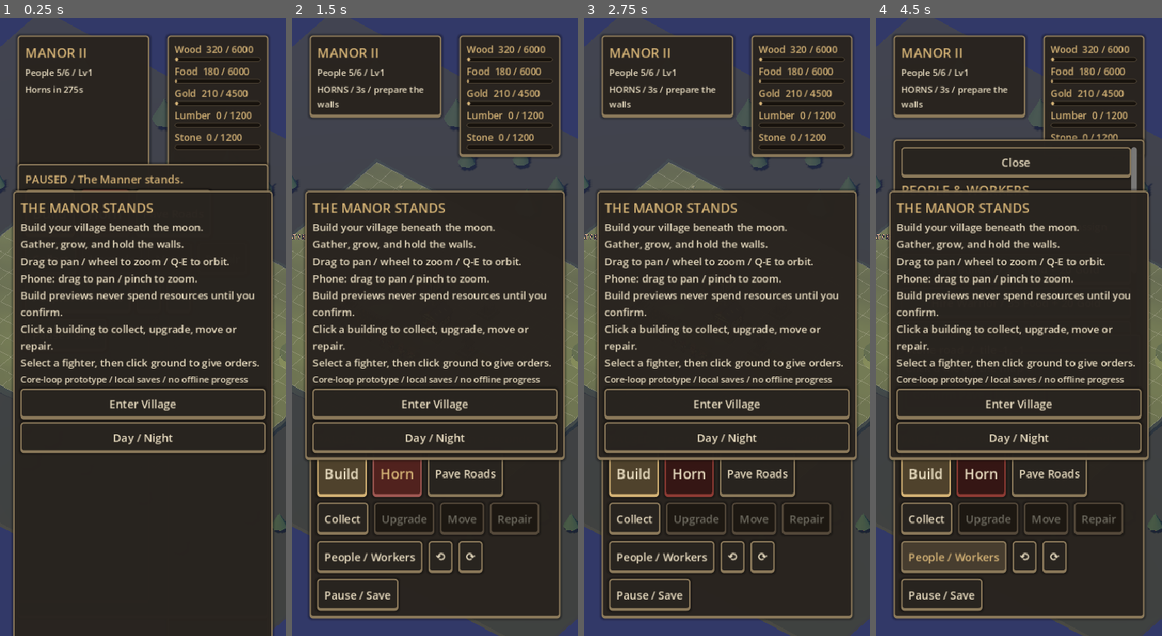
Above: before the commit, frames 1-4 (left to right).
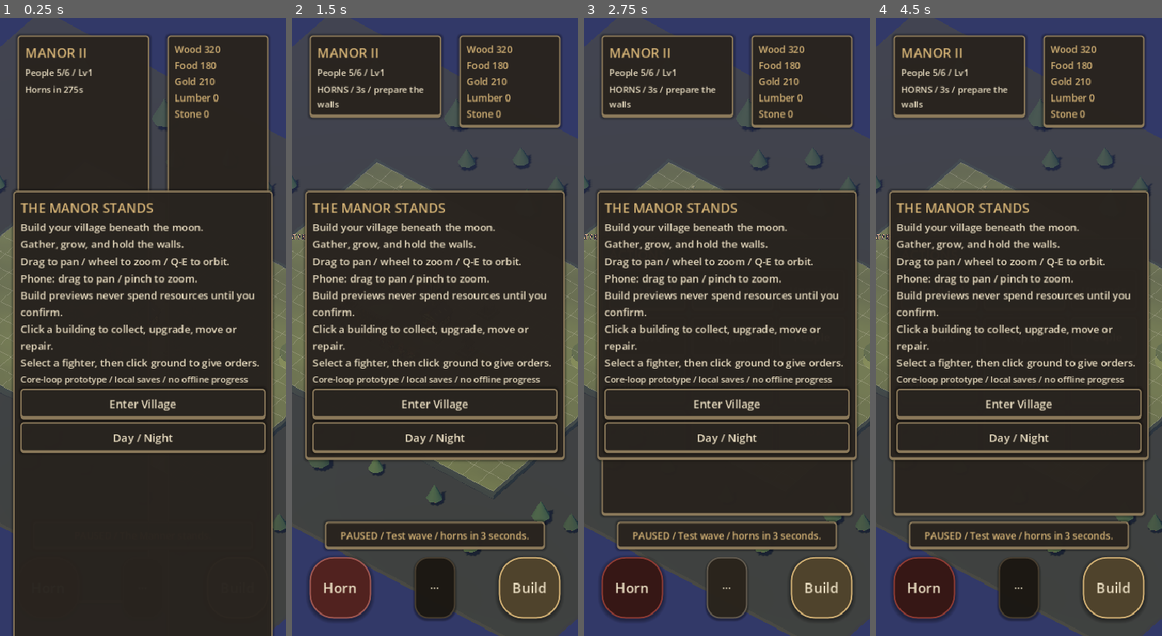
Above: after the commit, the same moments.

Repository: lifetimeballer1/midnight-manor-2
Game: Godot game, scene res://scenes/game.tscn
Same seed, same stepped clock (60 frames per second), same inputs: the game is played once before the commit and once after it.
Inputs (mouse positions are in pixels of both pictures, inside the frame that each line leads up to):
- Up to frame 1 (0.25 s): no input
- Up to frame 2 (1.5 s): click "Build" at 0.5 s; click "Horn" at 1.25 s
- Up to frame 3 (2.75 s): click (727, 586) at 2 s, where only the run after the commit has a clickable "···"
- Up to frame 4 (4.5 s): click "Pave Roads" at 2.75 s; click "Collect" at 3.5 s; click "People / Workers" (after the commit: "People") at 4.25 s

The runs differ from the first frame. In frame 1, 2.2% of the frame differs, in the area x 6-95%, y 4-29%; in frame 2, 21%; in frame 3, 15%; in frame 4, 21%, in the area x 5-95%, y 4-98%.
Error before the commit: Invalid call. Nonexistent 'int' constructor. (res://scripts/game/village_game.gd:983)

Commit message:
Playful GUI redo: round corner buttons, More sheet, floating toast, compact pills, research panel; fix icon_max_width crash + catalog int(Array) + size_changed double-connect

Diff:
--- a/scripts/game/village_game.gd
+++ b/scripts/game/village_game.gd
@@ -91,16 +91,20 @@
 var resource_rows: Dictionary = {}
 var resource_bars: Dictionary = {}
 var research_buttons: Dictionary = {}
+var research_sheet_buttons: Dictionary = {}
 var quest_label := Label.new()
 var research_label := Label.new()
 var build_cards: Dictionary = {}
 var build_category_order: Array[String] = []
 var workers_button: Button
-var nav: HFlowContainer
+var nav: HBoxContainer
 var nav_shop: Button
 var nav_attack: Button
 var path_button: Button
 var research_button: Button
+var toast := PanelContainer.new()
+var toast_label := Label.new()
+var more_sheet := PanelContainer.new()
 var road_layer := Node3D.new()
 var road_dirt := MeshInstance3D.new()
 var road_stone := MeshInstance3D.new()
@@ -157,7 +161,8 @@
 	_update_roads()
 	_refresh_hud()
 	get_viewport().size_changed.connect(_layout_ui)
-	get_window().size_changed.connect(_layout_ui)
+	if not get_window().size_changed.is_connected(_layout_ui):
+		get_window().size_changed.connect(_layout_ui)
 	_layout_ui()
 	if not capture_path.is_empty():
 		_enter_village()
@@ -710,6 +715,74 @@
 	node.add_theme_color_override("font_color", UI.PAPER)
 
 
+func _paint_ring(node: Button, accent: Color, d: float) -> void:
+	# Floating hero disc: AA-safe radius (not d/2), soft lift shadow.
+	var r: int = clampi(int(d * 0.5) - 10, 8, int(d * 0.5) - 1)
+	node.custom_minimum_size = Vector2(d, d)
+	node.focus_mode = Control.FOCUS_NONE
+	node.add_theme_font_size_override("font_size", 19 if d >= 72.0 else 15)
+	node.add_theme_color_override("font_color", UI.PAPER)
+	node.add_theme_color_override("font_hover_color", UI.PAPER)
+	for state in ["normal", "hover", "pressed"]:
+		var box := StyleBoxFlat.new()
+		var fill_col: Color = accent.darkened(0.62)
+		if state == "hover":
+			fill_col = accent.darkened(0.42)
+		elif state == "pressed":
+			fill_col = accent.darkened(0.76)
+		box.bg_color = Color(fill_col, 0.97)
+		box.border_color = accent.lightened(0.15) if state != "normal" else accent
+		box.set_border_width_all(2)
+		box.set_corner_radius_all(r)
+		box.shadow_size = 6 if d >= 72.0 else 3
+		box.shadow_color = Color(0, 0, 0, 0.35)
+		box.shadow_offset = Vector2(0, 2)
+		box.set_content_margin_all(4)
+		node.add_theme_stylebox_override(state, box)
+
+
+func _action_button(text: String, action: Callable, parent: Node) -> Button:
+	var made: Button = _button(text, action, parent)
+	made.custom_minimum_size = Vector2(0, 56.0)
+	made.size_flags_horizontal = Control.SIZE_EXPAND_FILL
+	return made
+
+
+func _build_more_sheet(root_control: Control) -> void:
+	# All secondary actions live here now; selection callbacks read
+	# selected_building live, so reparenting changes nothing.
+	more_sheet.add_theme_stylebox_override("panel", ui.style(UI.NAVY, UI.EDGE))
+	root_control.add_child(more_sheet)
+	var mv := VBoxContainer.new()
+	mv.add_theme_constant_override("separation", 8)
+	more_sheet.add_child(mv)
+	ui.heading("ACTIONS", mv)
+	var grid := GridContainer.new()
+	grid.columns = 3
+	grid.add_theme_constant_override("h_separation", 8)
+	grid.add_theme_constant_override("v_separation", 8)
+	mv.add_child(grid)
+	_action_button("Pave Roads", _toggle_pave, grid)
+	collect_button = _action_button("Collect", _collect_selected, grid)
+	upgrade_button = _action_button("Upgrade", _upgrade_selected, grid)
+	move_button = _action_button("Move", _move_selected, grid)
+	repair_button = _action_button("Repair", _repair_selected, grid)
+	workers_button = _action_button("People", _open_workers, grid)
+	_action_button("Village Path", _open_panel.bind("quests"), grid)
+	_action_button("Research", _open_panel.bind("research"), grid)
+	_action_button("⟲ Orbit", _orbit_left, grid)
+	_action_button("⟳ Orbit", _orbit_right, grid)
+	_action_button("Pause / Save", _open_pause, grid)
+	_action_button("Close", _toggle_more, grid)
+	more_sheet.hide()
+
+
+func _toggle_more() -> void:
+	_close_panel()
+	more_sheet.visible = not more_sheet.visible
+	_layout_ui()
+
+
 func _label(text: String, parent: Node, large: bool = false) -> Label:
 	return ui.heading(text, parent) if large else ui.body(text, parent)
 
@@ -760,32 +833,45 @@
 	bottom.set_anchors_preset(Control.PRESET_BOTTOM_WIDE)
 	bottom.offset_left = 16
 	bottom.offset_right = -16
+	bottom.add_theme_stylebox_override("panel", StyleBoxEmpty.new())
+	bottom.mouse_filter = Control.MOUSE_FILTER_IGNORE
 	var dock := VBoxContainer.new()
+	dock.mouse_filter = Control.MOUSE_FILTER_IGNORE
+	dock.add_theme_constant_override("separation", 10)
 	bottom.add_child(dock)
-	message.autowrap_mode = TextServer.AUTOWRAP_WORD_SMART
-	message.add_theme_color_override("font_color", GOLD)
-	dock.add_child(message)
-	nav = HFlowContainer.new()
-	nav.add_theme_constant_override("h_separation", 8)
-	nav.add_theme_constant_override("v_separation", 8)
+	var toast_center := CenterContainer.new()
+	toast_center.mouse_filter = Control.MOUSE_FILTER_IGNORE
+	dock.add_child(toast_center)
+	toast.mouse_filter = Control.MOUSE_FILTER_IGNORE
+	toast.add_theme_stylebox_override("panel", ui.style(UI.NAVY, UI.EDGE))
+	toast_label.autowrap_mode = TextServer.AUTOWRAP_WORD_SMART
+	toast_label.custom_minimum_size = Vector2(280, 0)
+	toast_label.horizontal_alignment = HORIZONTAL_ALIGNMENT_CENTER
+	toast_label.add_theme_font_size_override("font_size", 13)
+	toast_label.add_theme_color_override("font_color", GOLD)
+	toast_label.mouse_filter = Control.MOUSE_FILTER_IGNORE
+	toast.add_child(toast_label)
+	toast_center.add_child(toast)
+	nav = HBoxContainer.new()
+	nav.mouse_filter = Control.MOUSE_FILTER_IGNORE
+	nav.add_theme_constant_override("separation", 12)
 	dock.add_child(nav)
+	nav_attack = ui.button("Horn", _test_raid, nav)
+	_paint_ring(nav_attack, UI.BLOOD, 84.0)
+	var spacer_left := Control.new()
+	spacer_left.mouse_filter = Control.MOUSE_FILTER_IGNORE
+	spacer_left.size_flags_horizontal = Control.SIZE_EXPAND_FILL
+	nav.add_child(spacer_left)
+	var more_btn: Button = ui.button("···", _toggle_more, nav)
+	_paint_ring(more_btn, UI.SLATE, 56.0)
+	more_btn.tooltip_text = "More actions"
+	var spacer_right := Control.new()
+	spacer_right.mouse_filter = Control.MOUSE_FILTER_IGNORE
+	spacer_right.size_flags_horizontal = Control.SIZE_EXPAND_FILL
+	nav.add_child(spacer_right)
 	nav_shop = ui.button("Build", _open_panel.bind("build"), nav)
-	_paint_primary(nav_shop, UI.GOLD)
-	_button("Pave Roads", _toggle_pave, nav)
-	collect_button = _button("Collect", _collect_selected, nav)
-	upgrade_button = _button("Upgrade", _upgrade_selected, nav)
-	move_button = _button("Move", _move_selected, nav)
-	repair_button = _button("Repair", _repair_selected, nav)
-	workers_button = _button("People / Workers", _open_workers, nav)
-	nav_attack = _button("Horn", _test_raid, nav)
-	_paint_primary(nav_attack, UI.BLOOD)
-	_button("⟲", _orbit_left, nav)
-	_button("⟳", _orbit_right, nav)
-	_button("Pause / Save", _open_pause, nav)
-	for child in nav.get_children():
-		var b := child as Button
-		if b != null and b != nav_shop and b != nav_attack:
-			b.custom_minimum_size.y = UI.MIN_HIT
+	_paint_ring(nav_shop, UI.GOLD, 84.0)
+	_build_more_sheet(root_control)
 	root_control.add_child(sidebar)
 	var side_scroll := ScrollContainer.new()
 	side_scroll.horizontal_scroll_mode = ScrollContainer.SCROLL_MODE_DISABLED
@@ -865,10 +951,7 @@
 	bottom.offset_right = -safe
 	bottom.offset_top = -bar_h - safe
 	bottom.offset_bottom = -safe
-	# SHOP first, ATTACK second so thumbs land on them in one row on phones.
-	if is_instance_valid(nav) and is_instance_valid(nav_shop) and is_instance_valid(nav_attack):
-		nav.move_child(nav_shop, 0)
-		nav.move_child(nav_attack, 1)
+	# Corners are structural now (ATTACK left, SHOP right): no reorder needed.
 	var dock_width: float = (size.x - 44) * 0.52 if narrow else UI.RAIL_WIDTH + 198.0
 	left_dock.size = Vector2(dock_width, 0)
 	left_dock.position = Vector2(safe, safe)
@@ -886,6 +969,13 @@
 	else:
 		sidebar.position = Vector2(safe, maxf(left_dock.get_combined_minimum_size().y, resource_stack.get_combined_minimum_size().y) + 30)
 		sidebar.size = Vector2(size.x - 32 if narrow else 310.0, maxf(130, size.y - sidebar.position.y - bottom.size.y - 28))
+	more_sheet.position = sidebar.position
+	more_sheet.size = sidebar.size
+	# Compact resource pills on phones: values only, bars stay on desktop.
+	for resource: String in resource_bars:
+		var gauge: ProgressBar = resource_bars[resource]
+		if is_instance_valid(gauge):
+			gauge.visible = not small
 	placement_box.position = Vector2(maxf(16, (size.x - 330) / 2), size.y - bottom.size.y - 146)
 	placement_box.size.x = minf(330, size.x - 32)
 	welcome.size = Vector2(minf(480, size.x - 36), 0)
@@ -896,6 +986,7 @@
 func _clear_sidebar() -> void:
 	hire_buttons.clear()
 	build_cards.clear()
+	research_sheet_buttons.clear()
 	for child in side_content.get_children():
 		side_content.remove_child(child)
 		child.queue_free()
@@ -937,6 +1028,24 @@
 		"building":
 			_build_inspector()
 			sidebar.hide()
+		"research":
+			_label("RESEARCH", side_content, true)
+			_label("Insight %d / %d. Research pauses during alarms." % [int(sim.living.insight), int(sim.living.config["research"]["insight_cap"])], side_content)
+			for id: Variant in sim.living.config["research"]["nodes"]:
+				var node: Dictionary = sim.living.config["research"]["nodes"][id]
+				var key := str(id)
+				var state := "READY"
+				if key in sim.living.discoveries:
+					state = "DONE"
+				elif sim.living.active == key:
+					state = "%.0fs LEFT" % sim.living.remaining
+				var reason: String = sim.living.research_reason(sim, key)
+				if state == "READY" and not reason.is_empty():
+					state = "LOCKED"
+				var button: Button = _button("%s\n%s / %d Insight" % [str(node["name"]), state, int(node["insight"])], _begin_research.bind(key), side_content)
+				button.disabled = state != "READY"
+				button.tooltip_text = str(node["description"]) if reason.is_empty() else reason
+				research_sheet_buttons[key] = button
 		"workers":
 			_build_inspector()
 		"unit":
@@ -978,9 +1087,11 @@
 				if str(b.get("type", "")) == type_name and float(b.get("hp", 0.0)) > 0.0:
 					owned += 1
 			var lock: String = ""
+			var cap_raw: Variant = spec.get("maxCount", 999)
+			var cap: int = 999 if cap_raw is Array else int(cap_raw)
 			if type_name == "stone_quarry" and "stoneworking" not in sim.living.discoveries:
 				lock = "Research Stoneworking first."
-			elif owned >= int(spec.get("maxCount", 999)) and not (spec.get("maxCount") is Array):
+			elif owned >= cap:
 				lock = "Village limit reached."
 			var state: int = ui.card_state_of(not lock.is_empty(), 1.0 if owned > 0 else 0.0)
 			var caption := "%s\n%s / %d owned" % [str(spec["name"]), _cost_text(sim.building_cost(type_name)), owned]
@@ -991,7 +1102,7 @@
 			var card: Button = ui.button(caption, _choose_build.bind(type_name), side_content, 52.0)
 			card.icon = ui.texture(thumbnail_asset(type_name), _model_factory)
 			card.expand_icon = true
-			card.icon_max_width = 72
+			card.add_theme_constant_override("icon_max_width", 72)
 			card.alignment = HORIZONTAL_ALIGNMENT_LEFT
 			card.add_theme_font_size_override("font_size", 13)
 			if state == UI.CardState.LOCKED:
@@ -1359,7 +1470,10 @@
 	for resource: String in resource_rows:
 		var cap: int = int(sim.storage_cap(resource))
 		var held: int = int(sim.resources.get(resource, 0))
-		resource_rows[resource].text = "%s  %d / %d" % [resource.capitalize(), held, cap]
+		if _is_small():
+			resource_rows[resource].text = "%s %d" % [resource.capitalize(), held]
+		else:
+			resource_rows[resource].text = "%s  %d / %d" % [resource.capitalize(), held, cap]
 		var gauge: ProgressBar = resource_bars[resource]
 		gauge.max_value = maxf(1.0, float(cap))
 		gauge.value = float(held)
@@ -1385,6 +1499,7 @@
 	else:
 		research_label.text = "Insight %d / %d" % [int(sim.living.insight), int(sim.living.config["research"]["insight_cap"])]
 	message.text = ("PAUSED / " if sim.paused else "") + sim.notice
+	toast_label.text = ("PAUSED / " if sim.paused else "") + sim.notice
 	_refresh_inspector()
 	_layout_ui()
 
@@ -1407,6 +1522,24 @@
 		button.text = "%s\n%s / %d Insight" % [str(node["name"]), state, int(node["insight"])]
 		button.disabled = state != "READY" or not reason.is_empty()
 		button.tooltip_text = _research_cost(node) + "\n" + str(node["description"]) + ("\n" + reason if not reason.is_empty() else "")
+	for id: Variant in research_sheet_buttons:
+		var key := str(id)
+		var button: Button = research_sheet_buttons[key]
+		if not is_instance_valid(button):
+			continue
+		var node: Dictionary = sim.living.config["research"]["nodes"].get(key, {})
+		if node.is_empty():
+			continue
+		var state := "READY"
+		if key in sim.living.discoveries:
+			state = "DONE"
+		elif sim.living.active == key:
+			state = "%.0fs LEFT" % sim.living.remaining
+		var reason: String = sim.living.research_reason(sim, key)
+		if state == "READY" and not reason.is_empty():
+			state = "LOCKED"
+		button.text = "%s\n%s / %d Insight" % [str(node["name"]), state, int(node["insight"])]
+		button.disabled = state != "READY"
 
 
 func _setup_audio() -> void:
Binary file added: docs/previews/new_gui.png
Not shown, added: docs/previews/new_gui.png.import
